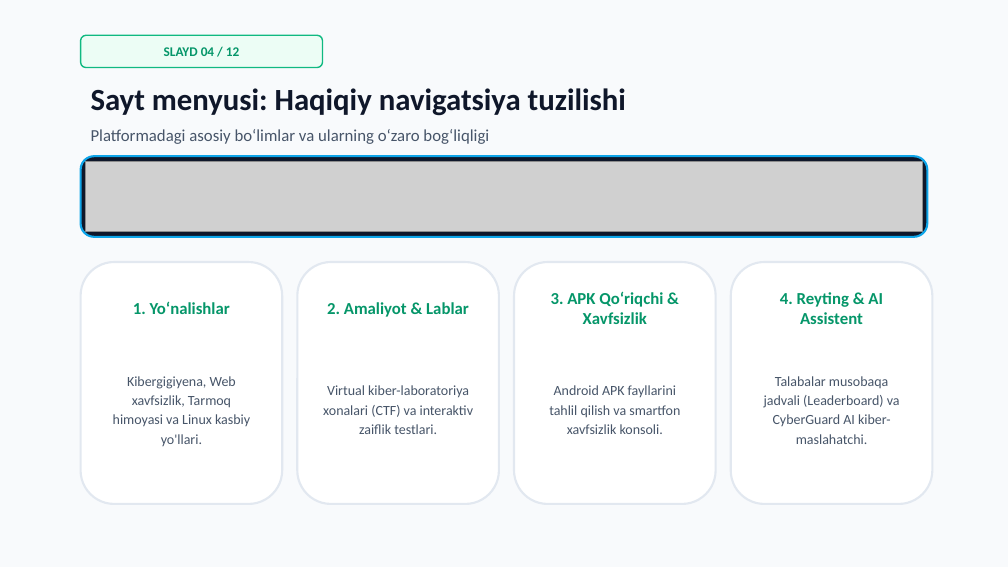
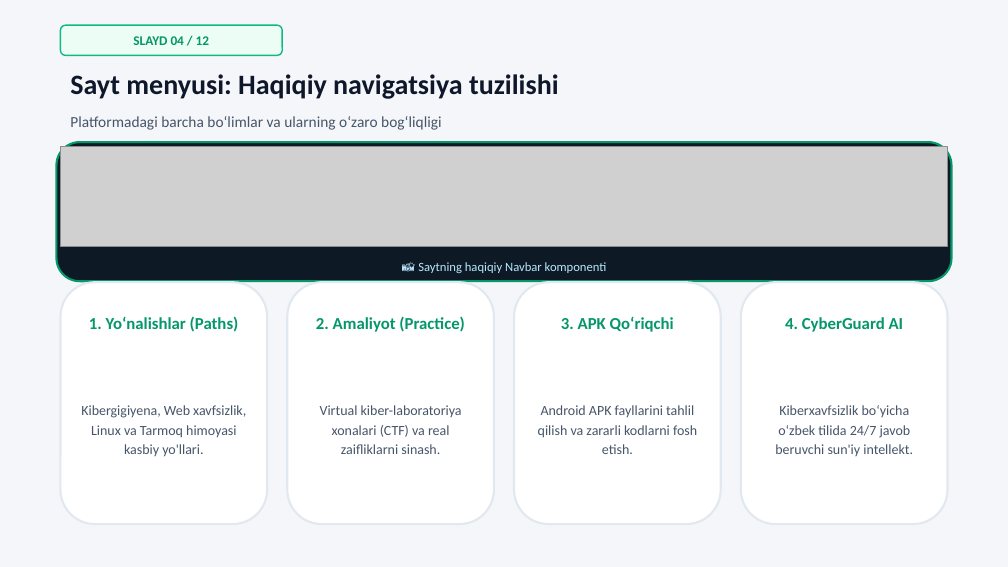
Before and after one commit to bexruzabduraxmonov/kiber-qoriqchi, a slide deck: slide 4 of KiberQoriqchi_Prezentatsiya.pptx. Drawn at 1008x567 pixels with LibreOffice and Linux fonts; fonts in the diff are those of the drawing; grey boxes stand for pictures. Boxes give left, top, right and bottom in pixels: in the first picture for what was removed or moved away, otherwise in the second. Text is boxed around its words. In the diff, an @@ line names an element or a change of style, - is before the commit and + after.

Commit message:
feat: barcha 12 ta slaydga real screenshotlar va yangilangan rasmlar qoshildi

```diff
--- a/KiberQoriqchi_Prezentatsiya.pptx
+++ b/KiberQoriqchi_Prezentatsiya.pptx
@@ background #F8FAFC to #F4F6F9 @@
@@ text "SLAYD 04 / 12": place and size @@
-text "SLAYD 04 / 12" at [164, 47, 239, 56]
+text "SLAYD 04 / 12" at [133, 36, 209, 45]
@@ rounded rectangle: place and size @@
-rounded rectangle at [81, 35, 323, 68]
+rounded rectangle at [60, 25, 282, 55]
@@ text "Sayt menyusi: Haqiqiy navigatsiya tuzilishi": place and size @@
-text "Sayt menyusi: Haqiqiy navigatsiya tuzilishi" at [91, 88, 626, 116]
+text "Sayt menyusi: Haqiqiy navigatsiya tuzilishi" at [70, 74, 559, 99]
@@ text "Sayt menyusi: Haqiqiy navigatsiya tuzilishi" at [70, 74, 559, 99]: size 22 to 20 pt @@
@@ text at [70, 116, 441, 130]: text changed; size 12 to 11 pt @@
-Platformadagi asosiy bo‘limlar va ularning o‘zaro bog‘liqligi
+Platformadagi barcha bo‘limlar va ularning o‘zaro bog‘liqligi
@@ rounded rectangle: place and size @@
-rounded rectangle at [81, 156, 927, 237]
+rounded rectangle at [56, 142, 952, 281]
@@ rounded rectangle at [56, 142, 952, 281]: fill #0F172A to #0D1A26; outline #0EA5E9 1.5 pt to #059669 1.5 pt @@
@@ picture: place and size @@
-picture at [86, 161, 922, 232]
+picture at [60, 146, 948, 247]
@@ text added at [418, 262, 607, 273], 9 pt, text #BAE6FD @@
+📸 Saytning haqiqiy Navbar komponenti
@@ rounded rectangle: place and size @@
-rounded rectangle at [81, 262, 282, 504]
+rounded rectangle at [60, 282, 267, 524]
@@ rounded rectangle: place and size @@
-rounded rectangle at [297, 262, 499, 504]
+rounded rectangle at [287, 282, 494, 524]
@@ rounded rectangle: place and size @@
-rounded rectangle at [514, 262, 716, 504]
+rounded rectangle at [514, 282, 721, 524]
@@ rounded rectangle: place and size @@
-rounded rectangle at [731, 262, 932, 504]
+rounded rectangle at [741, 282, 948, 524]
@@ text removed at [780, 292, 883, 324] @@
-4. Reyting & AI Assistent
@@ text at [89, 316, 239, 332]: text changed @@
-1. Yo‘nalishlar
+1. Yo‘nalishlar (Paths)
@@ text at [316, 316, 465, 332]: text changed @@
-2. Amaliyot & Lablar
+2. Amaliyot (Practice)
@@ text at [561, 316, 674, 332]: text changed @@
-3. APK Qo‘riqchi & Xavfsizlik
+3. APK Qo‘riqchi
@@ text at [785, 317, 904, 332]: text changed; size 10 to 12 pt; text colour #475569 to #059669; bold on @@
-Talabalar musobaqa jadvali (Leaderboard) va CyberGuard AI kiber-maslahatchi.
+4. CyberGuard AI
@@ text at [81, 405, 246, 457]: text changed @@
-Kibergigiyena, Web xavfsizlik, Tarmoq himoyasi va Linux kasbiy yo'llari.
+Kibergigiyena, Web xavfsizlik, Linux va Tarmoq himoyasi kasbiy yo'llari.
@@ text at [320, 405, 462, 454]: text changed @@
-Virtual kiber-laboratoriya xonalari (CTF) va interaktiv zaiflik testlari.
+Virtual kiber-laboratoriya xonalari (CTF) va real zaifliklarni sinash.
@@ text at [538, 405, 697, 454]: text changed @@
-Android APK fayllarini tahlil qilish va smartfon xavfsizlik konsoli.
+Android APK fayllarini tahlil qilish va zararli kodlarni fosh etish.
@@ text added at [775, 405, 913, 456], 10 pt, text #475569 @@
+Kiberxavfsizlik bo‘yicha o‘zbek tilida 24/7 javob beruvchi sun'iy intellekt.
```
Also in this commit, not shown: 8 other slides changed, 3 slides added, 3 slides removed, 10 other files.
